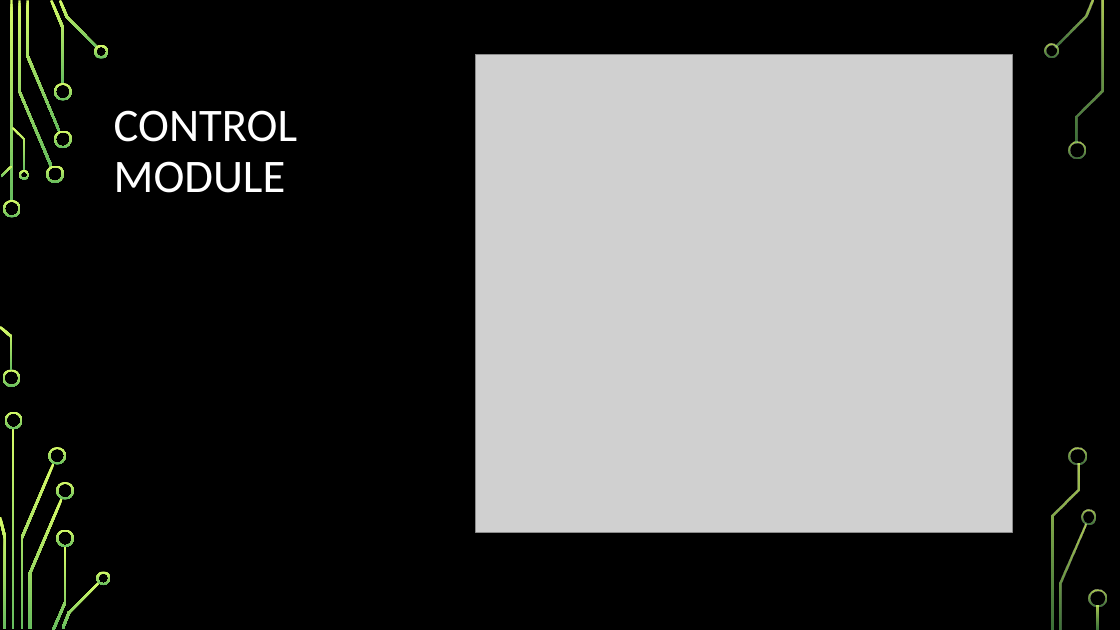
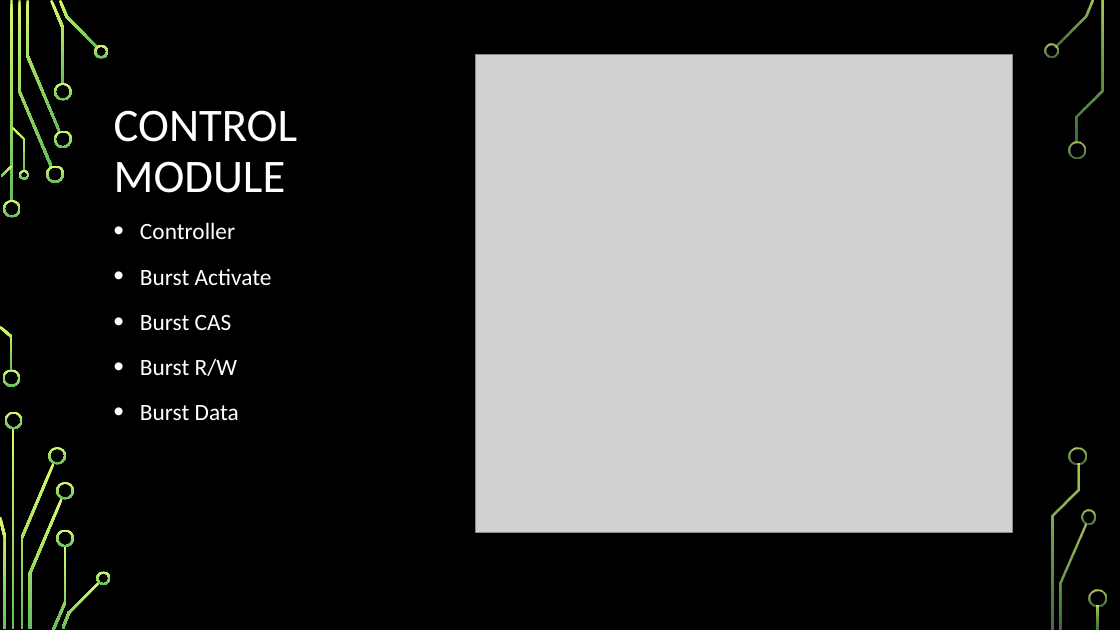
Before and after one commit to bhunt2/DDR4Sim, a slide deck: slide 4 of Design/DDR4 Simulation Presentation.pptx. Drawn at 1120x630 pixels with LibreOffice and Linux fonts; fonts in the diff are those of the drawing; grey boxes stand for pictures; background and template pictures are left out. Boxes give left, top, right and bottom in pixels: in the first picture for what was removed or moved away, otherwise in the second. Text is boxed around its words. In the diff, an @@ line names an element or a change of style, - is before the commit and + after.

```diff
--- a/Design/DDR4 Simulation Presentation.pptx
+++ b/Design/DDR4 Simulation Presentation.pptx
@@ text added at <box>140,222,272,420</box>, 20 pt, text #FFFFFF @@
+• Controller
+• Burst Activate
+• Burst CAS
+• Burst R/W
+• Burst Data
```
Also in this commit, not shown: 2 other slides changed, 3 slides added, 2 slides removed, 4 other files.
